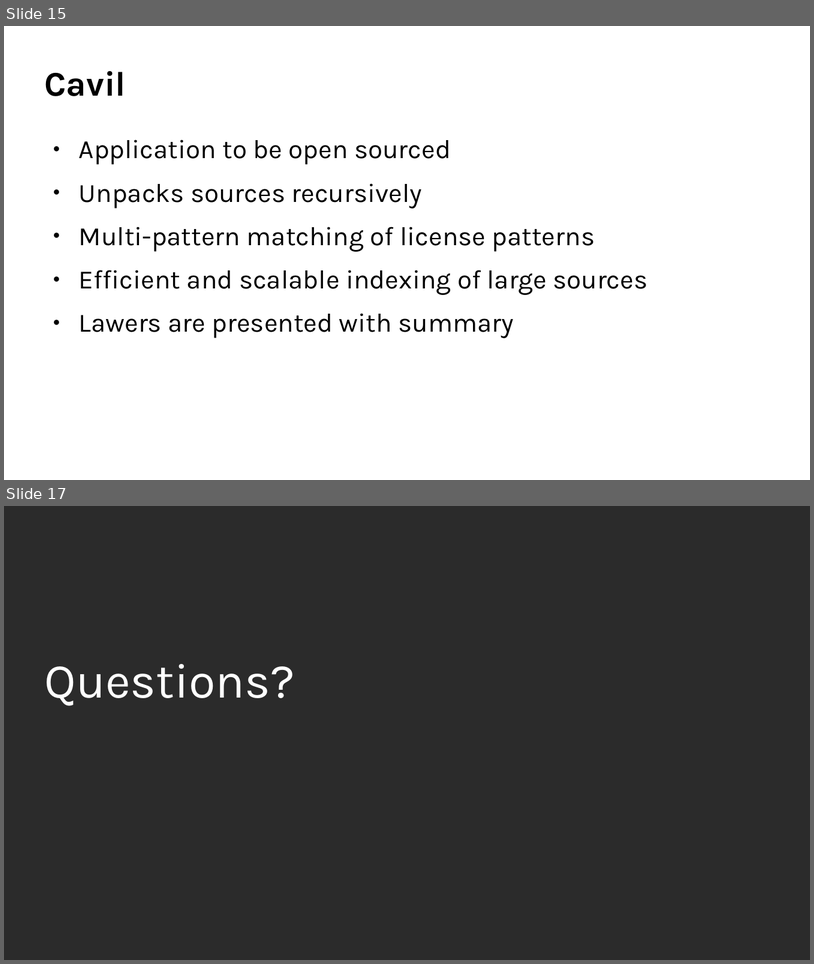
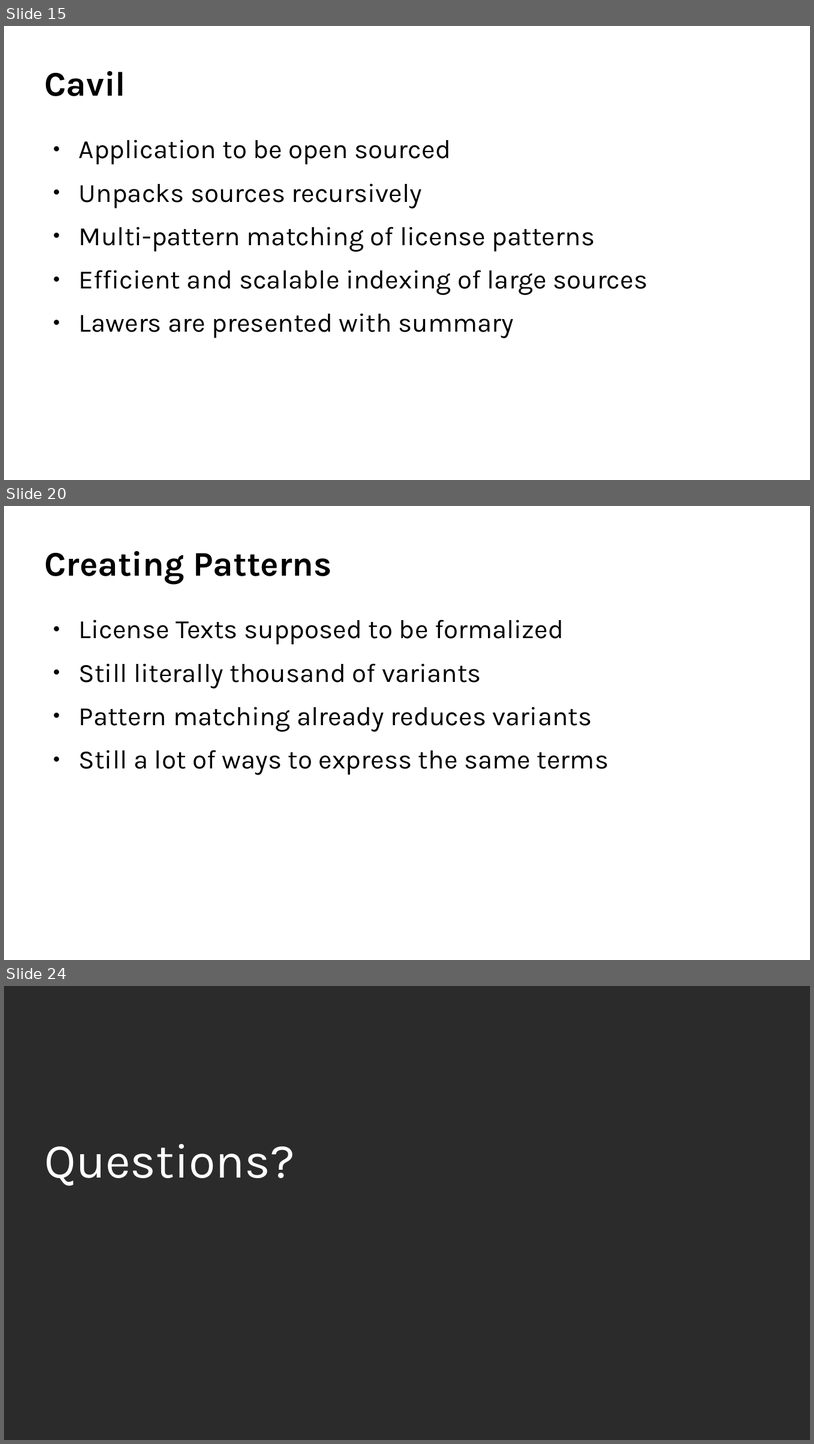
Before and after one commit to coolo/drunken-adventure, a slide deck: osc2017-2/cavil.odp. Shown one above the other, each under a label of ours: slides 15 and 17 before the commit, slides 15, 20 and 24 after it; the slides between them are not shown. The pictures are 814x964 and 814x1444 pixels, drawn with LibreOffice and Linux fonts; fonts in the diff are those of the drawing; background and template pictures are left out; a plain dark background stands for a picture behind light text. Boxes give left, top, right and bottom in pixels: in the first picture for what was removed or moved away, otherwise in the second. Text is boxed around its words. In the diff, an @@ line names an element or a change of style, - is before the commit and + after.

```diff
--- a/osc2017-2/cavil.odp
+++ b/osc2017-2/cavil.odp
@@ slide 20 added at (4,506,810,960), background #FFFFFF @@
@@ title added at (44,551,332,584), 34 pt, text #000000, bold @@
+Creating Patterns
@@ text added at (79,619,609,775), 26 pt, text #000000 @@
+● License Texts supposed to be formalized
+● Still literally thousand of variants
+● Pattern matching already reduces variants
+● Still a lot of ways to express the same terms
@@ what was slide 17 is now slide 24 @@
```
Also in this commit, not shown: 2 slides changed, 7 other slides added, 1 slide removed.
